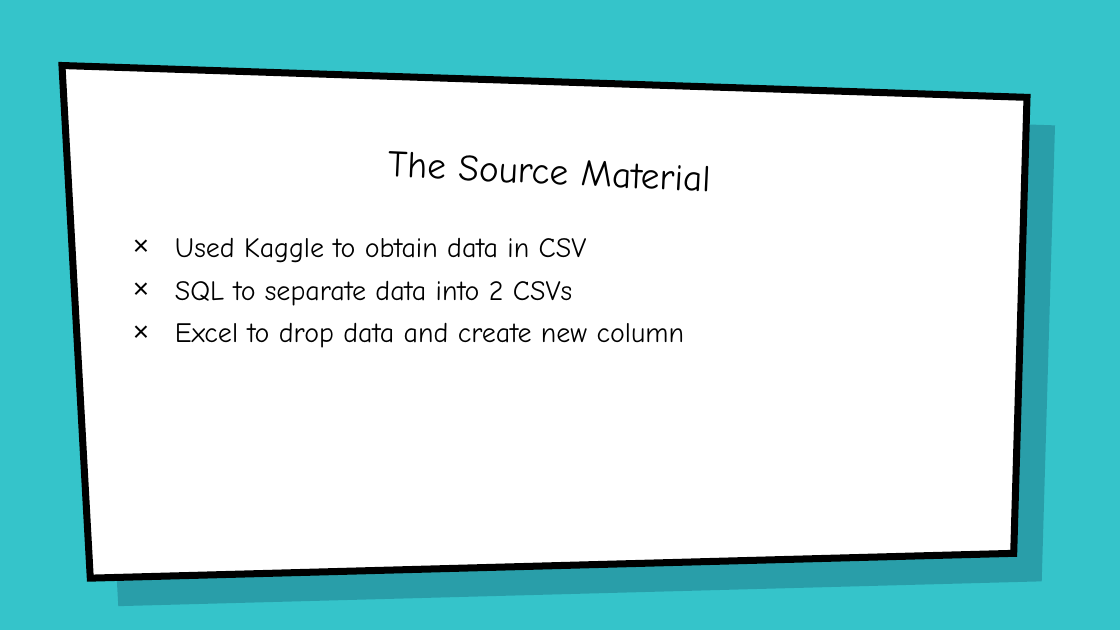
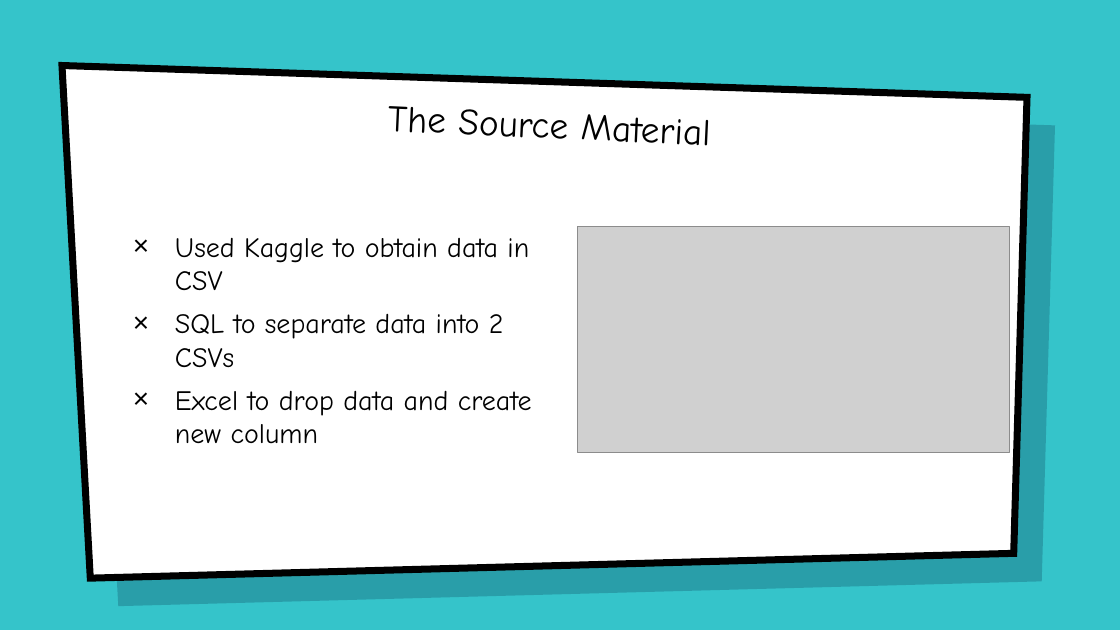
Before and after one commit to drewrya/superhero, a slide deck: slide 11 of Powerpoint/The Superhero Super Database!.pptx. Drawn at 1120x630 pixels with LibreOffice and Linux fonts; fonts in the diff are those of the drawing; grey boxes stand for pictures; background and template pictures are left out. Boxes give left, top, right and bottom in pixels: in the first picture for what was removed or moved away, otherwise in the second. Text is boxed around its words. In the diff, an @@ line names an element or a change of style, - is before the commit and + after.

```diff
--- a/Powerpoint/The Superhero Super Database!.pptx
+++ b/Powerpoint/The Superhero Super Database!.pptx
@@ title "The Source Material": place and size @@
-title "The Source Material" at [387,151,710,192]
+title "The Source Material" at [387,106,710,146]
@@ text "Used Kaggle to obtain data ..." rewrapped from [175,238,684,348] to [175,238,532,444] @@
@@ picture added at [578,226,1010,453] @@
```
